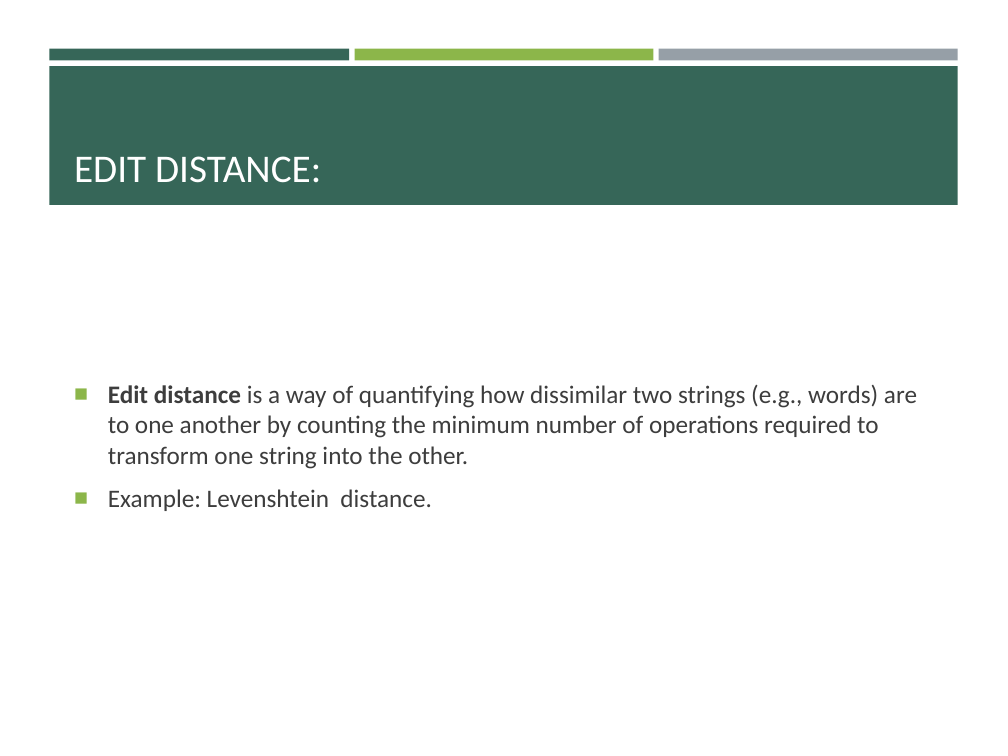
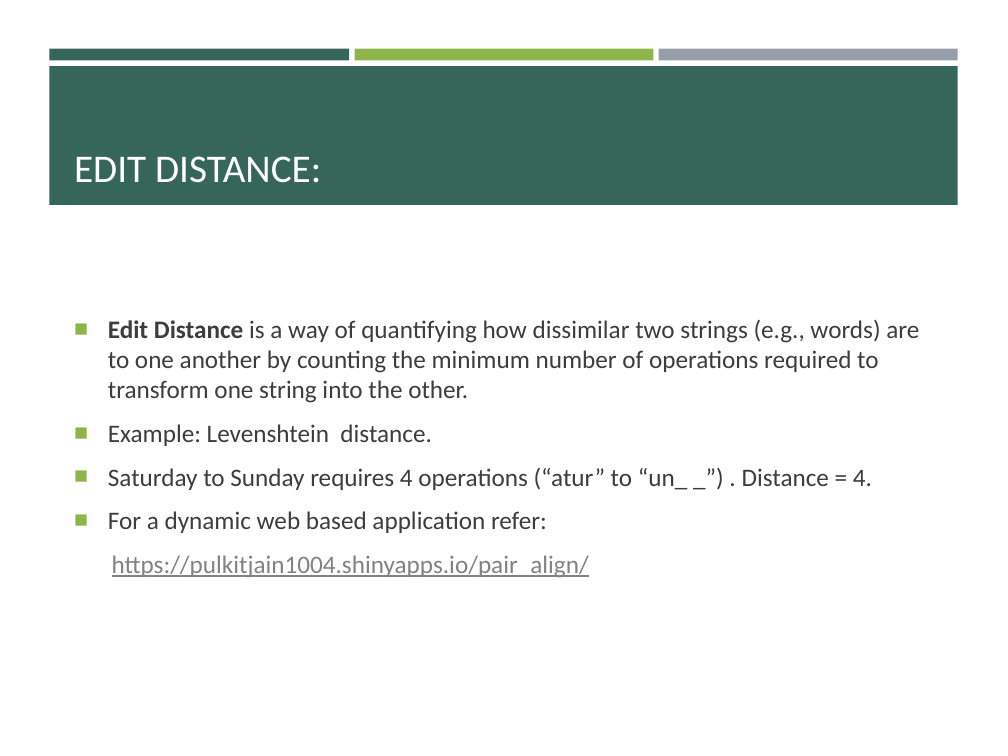
Before and after one commit to pulkitjain1004/autoRL, a slide deck: slide 4 of Record_Linkage.pptx (slide 3 before the commit). Drawn at 1008x756 pixels with LibreOffice and Linux fonts; fonts in the diff are those of the drawing. Boxes give left, top, right and bottom in pixels: in the first picture for what was removed or moved away, otherwise in the second. Text is boxed around its words. In the diff, an @@ line names an element or a change of style, - is before the commit and + after.

```diff
--- a/Record_Linkage.pptx
+++ b/Record_Linkage.pptx
@@ text at box(108, 320, 919, 403): text changed @@
-■ Edit distance is a way of quantifying how dissimilar two strings (e.g., words) are to one another by counting the minimum number of operations required to transform one string into the other.
+■ Edit Distance is a way of quantifying how dissimilar two strings (e.g., words) are to one another by counting the minimum number of operations required to transform one string into the other.
@@ text at box(108, 468, 872, 577): paragraphs added @@
+■ Saturday to Sunday requires 4 operations (“atur” to “un_ _”) . Distance = 4.
+■ For a dynamic web based application refer:
+https://pulkitjain1004.shinyapps.io/pair_align/
```
Also in this commit, not shown: 13 other slides changed, 1 slide added.
